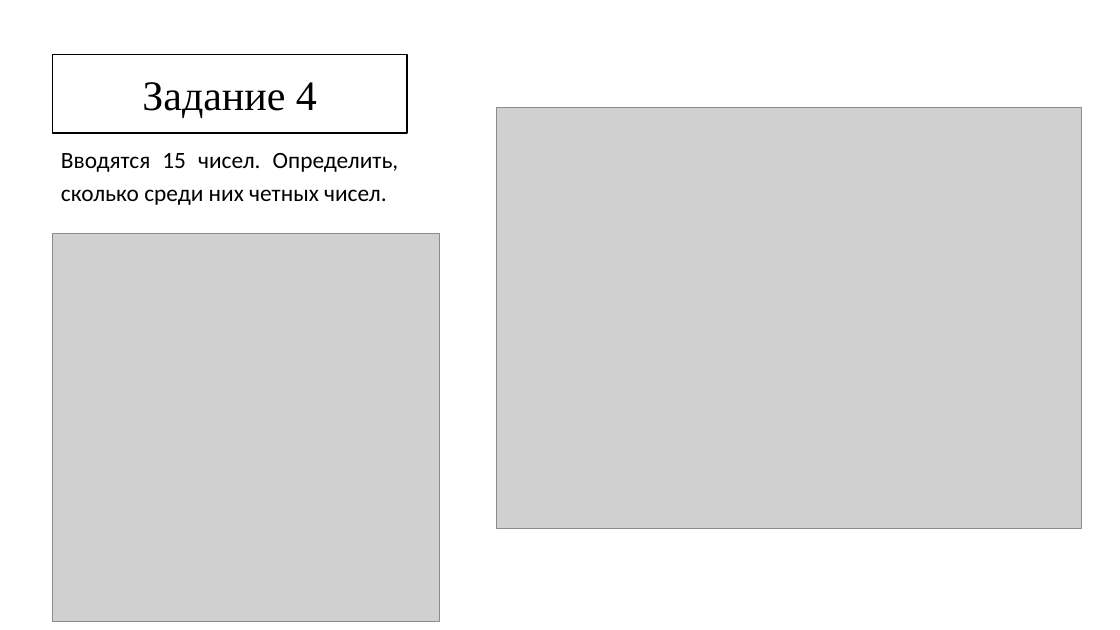
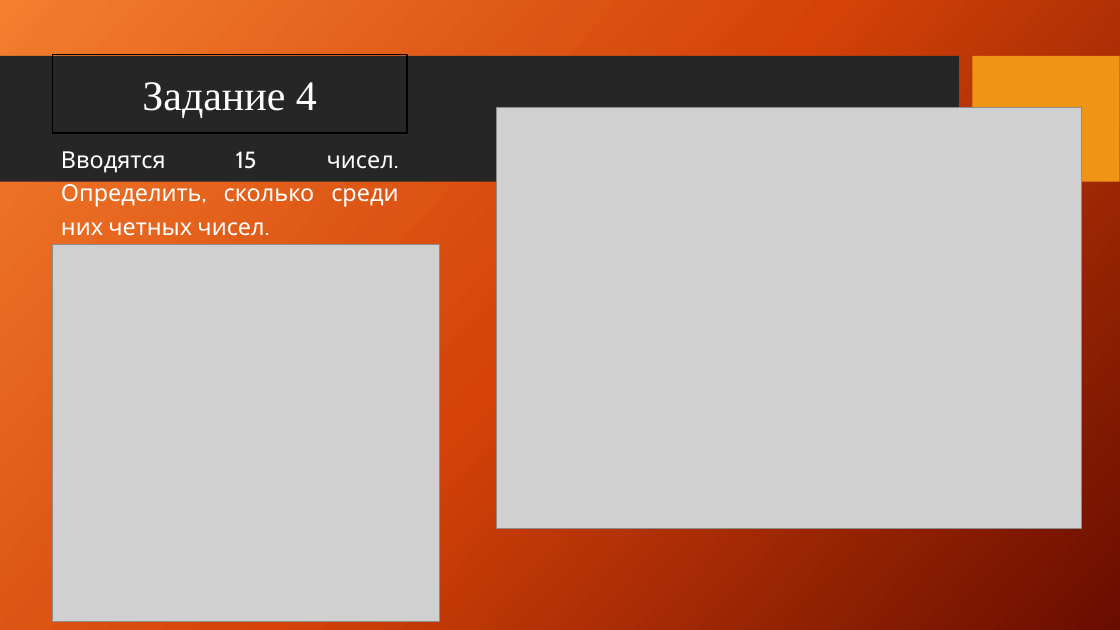
Before and after one commit to UlianovNikita/practic, a slide deck: slide 11 of Презентация по практике.pptx. Drawn at 1120x630 pixels with LibreOffice and Linux fonts; fonts in the diff are those of the drawing; grey boxes stand for pictures; background and template pictures are left out. Boxes give left, top, right and bottom in pixels: in the first picture for what was removed or moved away, otherwise in the second. Text is boxed around its words. In the diff, an @@ line names an element or a change of style, - is before the commit and + after.

```diff
--- a/Презентация по практике.pptx
+++ b/Презентация по практике.pptx
@@ background #FFFFFF to picture (left out) @@
@@ rectangle added at <box>0,56,959,182</box>, fill #262626 @@
@@ rectangle "Задание 4" at <box>53,55,408,134</box>: text colour #000000 to #FFFFFF; fill #FFFFFF to none @@
@@ rectangle added at <box>973,56,1120,182</box>, fill #F09415 @@
@@ text "Вводятся 15 чисел. Определить, сколько ..." at <box>61,151,398,236</box>: font Calibri to Cabin, text colour #000000 to #FFFFFF @@
@@ picture: place and size @@
-picture at <box>53,234,440,622</box>
+picture at <box>53,245,440,622</box>
```
Also in this commit, not shown: 17 other slides changed.
